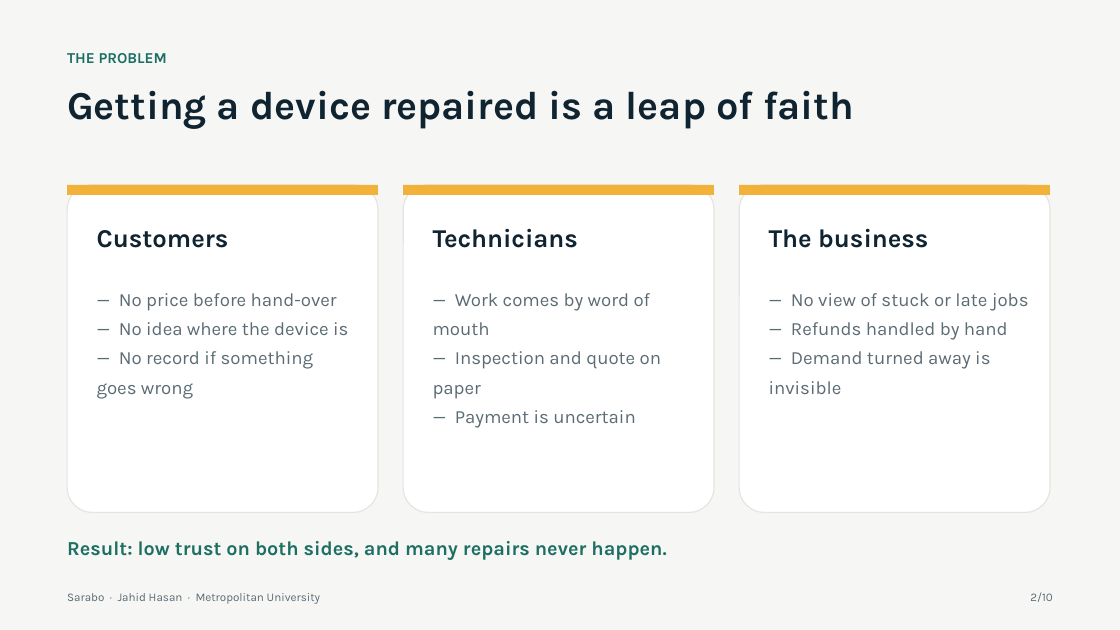
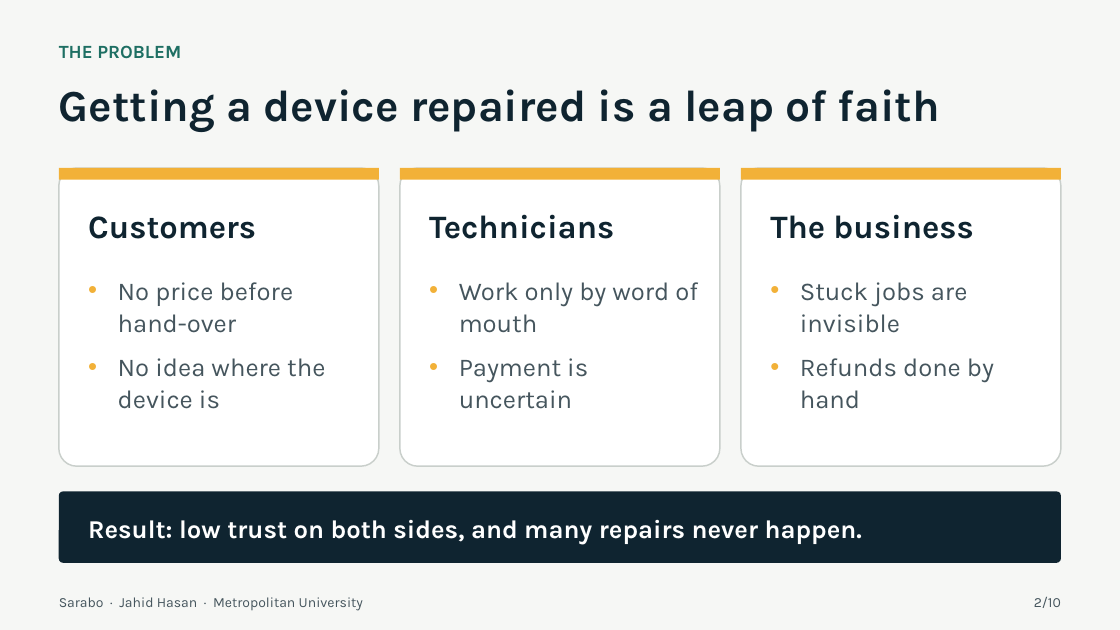
Before and after one commit to jahidjubaer/sarabo-doc, a slide deck: slide 2 of presentation/Sarabo_Presentation.pptx. Drawn at 1120x630 pixels with LibreOffice and Linux fonts; fonts in the diff are those of the drawing. Boxes give left, top, right and bottom in pixels: in the first picture for what was removed or moved away, otherwise in the second. Text is boxed around its words. In the diff, an @@ line names an element or a change of style, - is before the commit and + after.

```diff
--- a/presentation/Sarabo_Presentation.pptx
+++ b/presentation/Sarabo_Presentation.pptx
@@ text "THE PROBLEM": place and size @@
-text "THE PROBLEM" at (67, 53, 167, 63)
+text "THE PROBLEM" at (59, 45, 181, 59)
@@ text "THE PROBLEM" at (59, 45, 181, 59): size 13 to 16 pt @@
@@ text "Getting a device repaired is ...": place and size @@
-text "Getting a device repaired is ..." at (67, 90, 854, 129)
+text "Getting a device repaired is ..." at (59, 89, 940, 132)
@@ text "Getting a device repaired is ..." at (59, 89, 940, 132): size 34 to 38 pt @@
@@ rectangle: place and size @@
-rectangle at (67, 185, 378, 195)
+rectangle at (59, 168, 379, 180)
@@ rounded rectangle: place and size @@
-rounded rectangle at (67, 185, 378, 513)
+rounded rectangle at (59, 168, 379, 466)
@@ rectangle: place and size @@
-rectangle at (403, 185, 714, 195)
+rectangle at (400, 168, 720, 180)
@@ rounded rectangle: place and size @@
-rounded rectangle at (403, 185, 714, 513)
+rounded rectangle at (400, 168, 720, 466)
@@ rectangle: place and size @@
-rectangle at (739, 185, 1050, 195)
+rectangle at (741, 168, 1061, 180)
@@ outline #E2E5E1 1 pt to #C9CFCB 1.25 pt; proportions changed in 3 elements at (59, 168, 379, 466), (400, 168, 720, 466), (741, 168, 1061, 466) @@
@@ rounded rectangle: place and size @@
-rounded rectangle at (739, 185, 1050, 513)
+rounded rectangle at (741, 168, 1061, 466)
@@ size 22 to 28 pt in 3 elements at (770, 214, 973, 239), (429, 214, 614, 239), (88, 216, 256, 239) @@
@@ text "Customers": place and size @@
-text "Customers" at (97, 230, 229, 248)
+text "Customers" at (88, 216, 256, 239)
@@ text "Technicians": place and size @@
-text "Technicians" at (433, 229, 578, 248)
+text "Technicians" at (429, 214, 614, 239)
@@ text "The business": place and size @@
-text "The business" at (769, 228, 928, 248)
+text "The business" at (770, 214, 973, 239)
@@ text at (118, 282, 325, 409): text changed; size 16 to 22 pt; text colour #5B6B73 to #45555D @@
-— No price before hand-over
-— No idea where the device is
-— No record if something goes wrong
+• No price before hand-over
+• No idea where the device is
@@ text at (459, 282, 698, 409): text changed; size 16 to 22 pt; text colour #5B6B73 to #45555D @@
-— Work comes by word of mouth
-— Inspection and quote on paper
-— Payment is uncertain
+• Work only by word of mouth
+• Payment is uncertain
@@ text at (800, 282, 994, 409): text changed; size 16 to 22 pt; text colour #5B6B73 to #45555D @@
-— No view of stuck or late jobs
-— Refunds handled by hand
-— Demand turned away is invisible
+• Stuck jobs are invisible
+• Refunds done by hand
@@ rounded rectangle added at (59, 492, 1061, 563), fill #0F2430 @@
@@ text "Result: low trust on both ...": place and size @@
-text "Result: low trust on both ..." at (67, 541, 666, 560)
+text "Result: low trust on both ..." at (88, 520, 862, 544)
@@ text "Result: low trust on both ..." at (88, 520, 862, 544): size 17 to 22 pt, text colour #1E6F63 to #FFFFFF; vertical alignment top to middle @@
@@ text "Sarabo · Jahid Hasan · ..." at (59, 597, 363, 611): size 10 to 12 pt, text colour #5B6B73 to #45555D @@
@@ text "Sarabo · Jahid Hasan · ...": place and size @@
-text "Sarabo · Jahid Hasan · ..." at (67, 593, 320, 604)
+text "Sarabo · Jahid Hasan · ..." at (59, 597, 363, 611)
@@ text "2/10" at (1034, 596, 1061, 608): size 10 to 12 pt, text colour #5B6B73 to #45555D @@
```
Also in this commit, not shown: 4 other slides changed, 5 slides added, 5 slides removed, 16 other files.
